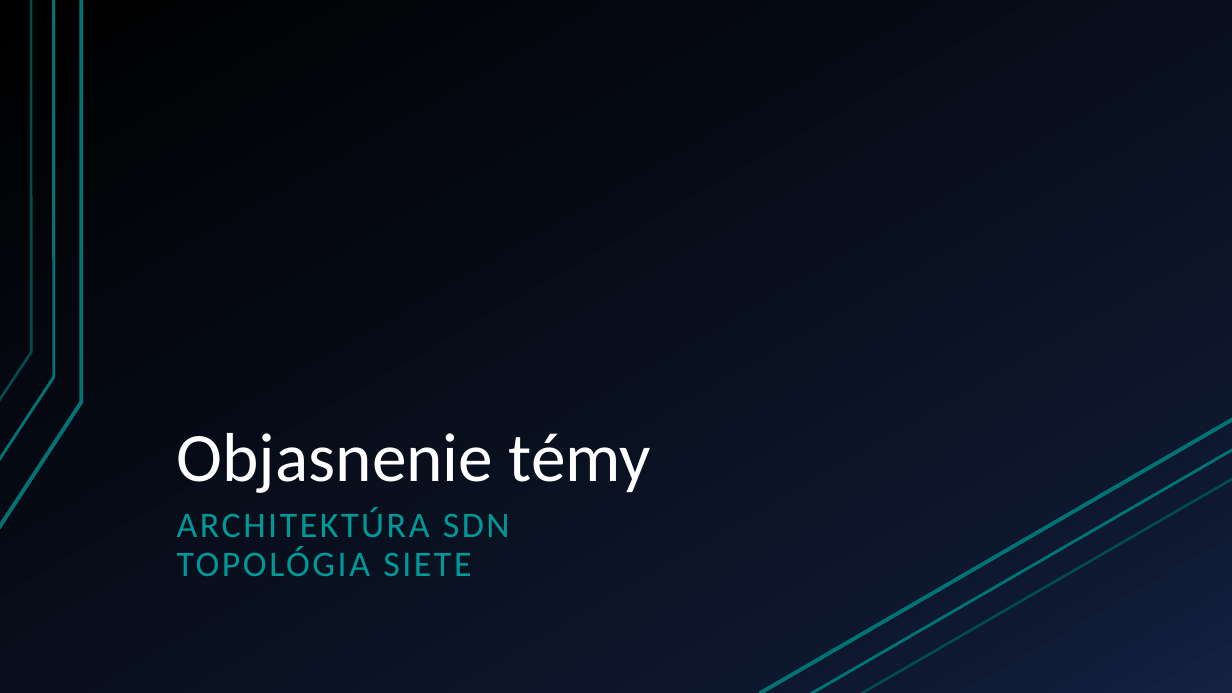
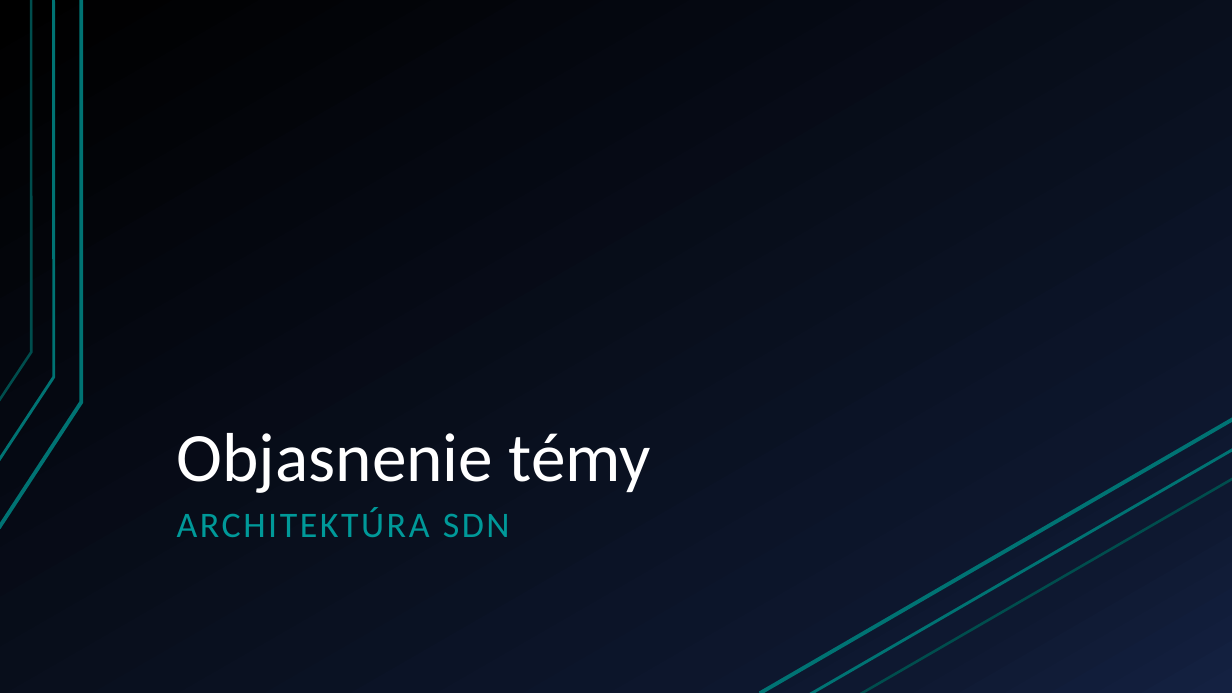
Before and after one commit to aks-2017/semestralne-zadania-semestralne-zadanie-xharvan-xbenod, a slide deck: slide 3 of docs/prezentacia/prezentacia.pptx. Drawn at 1232x693 pixels with LibreOffice and Linux fonts; fonts in the diff are those of the drawing. Boxes give left, top, right and bottom in pixels: in the first picture for what was removed or moved away, otherwise in the second. Text is boxed around its words. In the diff, an @@ line names an element or a change of style, - is before the commit and + after.

```diff
--- a/docs/prezentacia/prezentacia.pptx
+++ b/docs/prezentacia/prezentacia.pptx
@@ text at box(177, 546, 471, 576): paragraph removed @@
-TOPOLÓGIA SIETE
```
Also in this commit, not shown: 1 other slide changed, 1 other file.
